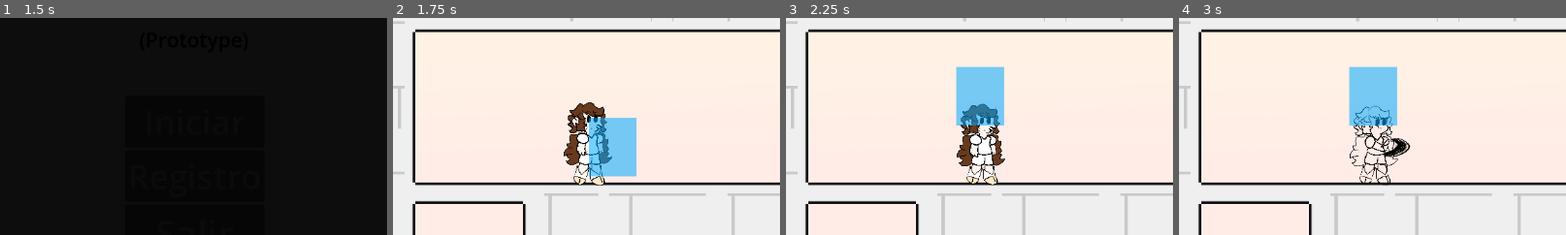
Above: before the commit, frames 1-4 (left to right).
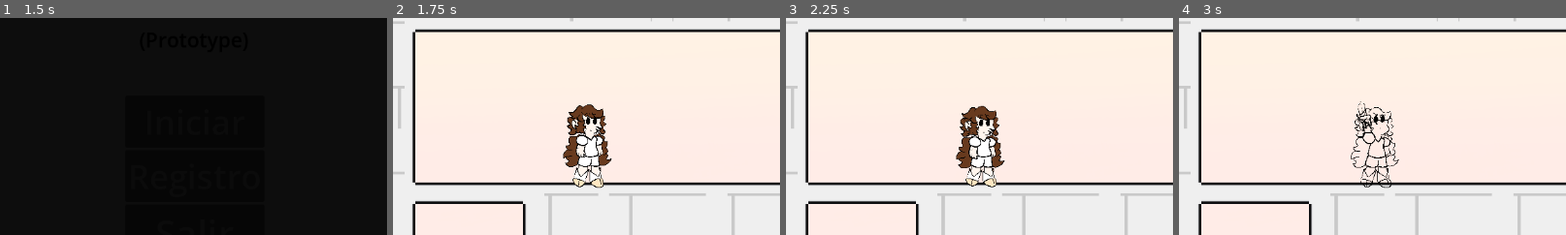
Above: after the commit, the same moments.

Repository: a24axeltl/project_game_dam
Game: Godot game, scene res://scenes/interfaces/menus/menu_main/main_menu.tscn
The game is run twice, just before and just after one commit, with the same random seed, the same clock (stepped at 60 frames per second) and the same inputs. The engine's default icon, where the game draws it, is replaced by a stand-in: a white triangle on a blue panel in a dark square. Sound files missing from this copy of the repository are replaced by a short silence.
Inputs:
- Up to frame 1 (1.5 s): click "Iniciar" at 0.5 s; click "Iniciar" at 1.25 s
- Up to frame 2 (1.75 s): no input
- Up to frame 3 (2.25 s): hold Up (up) from 2.03 s (still down); hold R (def) from 2.03 s (still down)
- Up to frame 4 (3 s): keep holding Up (up); tap Space (salto) at 2.27 s; release R (def) at 2.78 s; tap E (atq) at 2.85 s
The pictures show only the part of the screen within x 25-75%, y 31-81%; the shares and areas given below are measured in that part.

Frame 1 is identical in both runs. In frame 2, 4.6% of the frame differs, in the area x 43-63%, y 38-79%; in frame 3, 4.9%; in frame 4, 5.1%, in the area x 43-60%, y 22-79%.

Commit message:
Plantilla de movset básico implementados

Diff:
--- a/scenes/characters/player/player.gd
+++ b/scenes/characters/player/player.gd
@@ -19,9 +19,13 @@
 const hurtbox_size = Vector2(71,87)
 const hurtbox_vertical_size = Vector2(300,20)
 const hurtbox_explosion_size = Vector2(200,200)
+const position_x_animation_atack = 27.0
+const position_y_animation_atack = -1.0
 
 var _hit: bool = false
 var _atacking: bool = false
+var _atacking_up: bool = false
+var _atacking_down: bool = false
 var _defending: bool = false
 var _inmunity: bool = false
 var _dashing: bool = false
@@ -88,10 +92,16 @@
 	if Input.is_action_pressed("up"):
 		_hurtbox_pos.x = 0
 		_hurtbox_pos.y = -hurtbox_offset.y * 2
-	elif Input.is_action_pressed("down"):
+		_atacking_up = true
+		_atacking_down = false
+	elif Input.is_action_pressed("down") and !is_on_floor():
 		_hurtbox_pos.x = 0
 		_hurtbox_pos.y = hurtbox_offset.y * 2
-	else:
+		_atacking_up = false
+		_atacking_down = true
+	else:
+		_atacking_up = false
+		_atacking_down = false
 		_set_last_position()
 	if !_vertical_atacking:
 		hurtboxPivot.position = _hurtbox_pos
@@ -283,7 +293,20 @@
 	animacion_run.show()
 
 func _atack_animation():
-	animacion_atack.play("atack")
+	if(_atacking_up):
+		animacion_atack.position.x = 6.5
+		animacion_atack.position.y = -15.0
+		animacion_atack.play("atack_up")
+	elif(_atacking_down):
+		animacion_atack.position.x = 3
+		animacion_atack.play("atack_down")
+	else:
+		if(animacion_atack.flip_h):
+			animacion_atack.position.x = -position_x_animation_atack
+		else:
+			animacion_atack.position.x = position_x_animation_atack
+		animacion_atack.position.y = position_y_animation_atack
+		animacion_atack.play("atack")
 	_atacking = false
 
 func _defense_animation():
@@ -299,9 +322,9 @@
 
 func _fix_position_animation_atack():
 	if animacion_atack.position.x > 0 and animacion_atack.flip_h:
-		animacion_atack.position.x *= -1
+		animacion_atack.position.x = -position_x_animation_atack
 	elif animacion_atack.position.x < 0 and !animacion_atack.flip_h:
-		animacion_atack.position.x *= -1
+		animacion_atack.position.x = position_x_animation_atack
 
 func _resize_hurtbox(size: Vector2):
 	hurtboxCollision.shape.set_deferred("size", size)
--- a/scenes/characters/player/player.tres
+++ b/scenes/characters/player/player.tres
@@ -1,57 +1,21 @@
 [gd_resource type="SpriteFrames" format=3 uid="uid://b2ecee3gecwiw"]
 
-[ext_resource type="Texture2D" uid="uid://thm65p28npf7" path="res://assets/images/characters/principal_test/run_spritesheet.png" id="2_doydv"]
+[ext_resource type="Texture2D" uid="uid://ch24pwmti1sjv" path="res://assets/images/characters/Lex/Lex_Dash/frame0000.png" id="1_sn5oh"]
+[ext_resource type="Texture2D" uid="uid://dw0erbt5h0sp" path="res://assets/images/characters/Lex/Lex_Dash/frame0001.png" id="2_nunld"]
+[ext_resource type="Texture2D" uid="uid://bymxpo1gleodk" path="res://assets/images/characters/Lex/Lex_Hit/frame0000.png" id="3_3itxu"]
+[ext_resource type="Texture2D" uid="uid://b41r134mu3yeq" path="res://assets/images/characters/Lex/Lex_Dash/frame0002.png" id="3_hvbix"]
 [ext_resource type="Texture2D" uid="uid://y58v3hr71y0c" path="res://assets/images/characters/principal_test/death_spritesheet.png" id="3_quio4"]
-[ext_resource type="Texture2D" uid="uid://yjhyruktjgbm" path="res://assets/images/characters/principal_test/hurt_spritesheet.png" id="5_6r2b1"]
+[ext_resource type="Texture2D" uid="uid://b3dpko66jqgn5" path="res://assets/images/characters/Lex/Lex_Hit/frame0001.png" id="4_f4d43"]
+[ext_resource type="Texture2D" uid="uid://g41he5j1cgqv" path="res://assets/images/characters/Lex/Lex_Dash/frame0003.png" id="4_xso5k"]
+[ext_resource type="Texture2D" uid="uid://bkx3r5pi3eyn1" path="res://assets/images/characters/Lex/Lex_Hit/frame0002.png" id="5_4los2"]
 [ext_resource type="Texture2D" uid="uid://rpoqm0asmvdr" path="res://assets/images/characters/Lex/Lex_Idle/frame0000.png" id="6_nunld"]
+[ext_resource type="Texture2D" uid="uid://iwddqye7vmu7" path="res://assets/images/characters/Lex/Lex_Hit/frame0003.png" id="6_sn5oh"]
 [ext_resource type="Texture2D" uid="uid://cr64v7x0or5fh" path="res://assets/images/characters/Lex/Lex_Idle/frame0003.png" id="7_hvbix"]
+[ext_resource type="Texture2D" uid="uid://m8in0fawn6n8" path="res://assets/images/characters/Lex/Lex_Hit/frame0004.png" id="7_nunld"]
+[ext_resource type="Texture2D" uid="uid://ndai01e0jd05" path="res://assets/images/characters/Lex/Lex_Hit/frame0005.png" id="8_hvbix"]
 [ext_resource type="Texture2D" uid="uid://cacl4f22dewrb" path="res://assets/images/characters/Lex/Lex_Idle/frame0005.png" id="8_xso5k"]
 [ext_resource type="Texture2D" uid="uid://bct8tgninrt27" path="res://assets/images/characters/Lex/Lex_Jump/frame0000.png" id="9_thua6"]
 [ext_resource type="Texture2D" uid="uid://de2r0fpdu0xw3" path="res://assets/images/characters/Lex/Lex_Jump/frame0005.png" id="10_6r2b1"]
-
-[sub_resource type="AtlasTexture" id="AtlasTexture_pdsew"]
-atlas = ExtResource("2_doydv")
-region = Rect2(158, 0, 79, 124)
-
-[sub_resource type="AtlasTexture" id="AtlasTexture_5gs33"]
-atlas = ExtResource("2_doydv")
-region = Rect2(237, 0, 79, 124)
-
-[sub_resource type="AtlasTexture" id="AtlasTexture_kxse4"]
-atlas = ExtResource("2_doydv")
-region = Rect2(316, 0, 79, 124)
-
-[sub_resource type="AtlasTexture" id="AtlasTexture_kv47u"]
-atlas = ExtResource("3_quio4")
-region = Rect2(12, 0, 77, 128)
-
-[sub_resource type="AtlasTexture" id="AtlasTexture_s306k"]
-atlas = ExtResource("3_quio4")
-region = Rect2(89, 0, 77, 128)
-
-[sub_resource type="AtlasTexture" id="AtlasTexture_a7v53"]
-atlas = ExtResource("3_quio4")
-region = Rect2(166, 0, 77, 128)
-
-[sub_resource type="AtlasTexture" id="AtlasTexture_kj5w1"]
-atlas = ExtResource("3_quio4")
-region = Rect2(243, 0, 77, 128)
-
-[sub_resource type="AtlasTexture" id="AtlasTexture_blcdj"]
-atlas = ExtResource("3_quio4")
-region = Rect2(320, 0, 77, 128)
-
-[sub_resource type="AtlasTexture" id="AtlasTexture_ldcyd"]
-atlas = ExtResource("3_quio4")
-region = Rect2(397, 0, 77, 128)
-
-[sub_resource type="AtlasTexture" id="AtlasTexture_hbw6u"]
-atlas = ExtResource("3_quio4")
-region = Rect2(474, 0, 77, 128)
-
-[sub_resource type="AtlasTexture" id="AtlasTexture_pbtqp"]
-atlas = ExtResource("3_quio4")
-region = Rect2(551, 0, 77, 128)
 
 [sub_resource type="AtlasTexture" id="AtlasTexture_uvhh5"]
 atlas = ExtResource("3_quio4")
@@ -61,62 +25,28 @@
 atlas = ExtResource("3_quio4")
 region = Rect2(87, 0, 87, 128)
 
-[sub_resource type="AtlasTexture" id="AtlasTexture_2dpxo"]
-atlas = ExtResource("5_6r2b1")
-region = Rect2(176, 0, 71, 123)
-
-[sub_resource type="AtlasTexture" id="AtlasTexture_6sxkq"]
-atlas = ExtResource("5_6r2b1")
-region = Rect2(85, 0, 85, 123)
-
-[sub_resource type="AtlasTexture" id="AtlasTexture_jkan5"]
-atlas = ExtResource("5_6r2b1")
-region = Rect2(247, 0, 71, 123)
-
-[sub_resource type="AtlasTexture" id="AtlasTexture_jsau2"]
-atlas = ExtResource("5_6r2b1")
-region = Rect2(318, 0, 71, 123)
-
 [resource]
 animations = [{
 "frames": [{
 "duration": 1.0,
-"texture": SubResource("AtlasTexture_pdsew")
+"texture": ExtResource("1_sn5oh")
 }, {
 "duration": 1.0,
-"texture": SubResource("AtlasTexture_5gs33")
+"texture": ExtResource("2_nunld")
 }, {
 "duration": 1.0,
-"texture": SubResource("AtlasTexture_kxse4")
+"texture": ExtResource("3_hvbix")
+}, {
+"duration": 1.0,
+"texture": ExtResource("4_xso5k")
 }],
-"loop": true,
+"loop": false,
 "name": &"dash",
-"speed": 9.0
+"speed": 10.0
 }, {
 "frames": [{
 "duration": 1.0,
-"texture": SubResource("AtlasTexture_kv47u")
-}, {
-"duration": 1.0,
-"texture": SubResource("AtlasTexture_s306k")
-}, {
-"duration": 1.0,
-"texture": SubResource("AtlasTexture_a7v53")
-}, {
-"duration": 1.0,
-"texture": SubResource("AtlasTexture_kj5w1")
-}, {
-"duration": 1.0,
-"texture": SubResource("AtlasTexture_blcdj")
-}, {
-"duration": 1.0,
-"texture": SubResource("AtlasTexture_ldcyd")
-}, {
-"duration": 1.0,
-"texture": SubResource("AtlasTexture_hbw6u")
-}, {
-"duration": 1.0,
-"texture": SubResource("AtlasTexture_pbtqp")
+"texture": ExtResource("6_sn5oh")
 }],
 "loop": false,
 "name": &"dead",
@@ -135,20 +65,26 @@
 }, {
 "frames": [{
 "duration": 1.0,
-"texture": SubResource("AtlasTexture_2dpxo")
+"texture": ExtResource("3_3itxu")
 }, {
 "duration": 1.0,
-"texture": SubResource("AtlasTexture_6sxkq")
+"texture": ExtResource("4_f4d43")
 }, {
 "duration": 1.0,
-"texture": SubResource("AtlasTexture_jkan5")
+"texture": ExtResource("5_4los2")
 }, {
 "duration": 1.0,
-"texture": SubResource("AtlasTexture_jsau2")
+"texture": ExtResource("6_sn5oh")
+}, {
+"duration": 1.0,
+"texture": ExtResource("7_nunld")
+}, {
+"duration": 1.0,
+"texture": ExtResource("8_hvbix")
 }],
 "loop": false,
 "name": &"hit",
-"speed": 10.0
+"speed": 20.0
 }, {
 "frames": [{
 "duration": 1.0,
--- a/scenes/characters/player/player.tscn
+++ b/scenes/characters/player/player.tscn
@@ -18,6 +18,20 @@
 [ext_resource type="Texture2D" uid="uid://wdfa3xut5l11" path="res://assets/images/characters/Lex/Lex_Atack/frame0005.png" id="18_u6wme"]
 [ext_resource type="Texture2D" uid="uid://cwjmet3ij1bvj" path="res://assets/images/characters/Lex/Lex_Atack/frame0006.png" id="19_bxwvg"]
 [ext_resource type="Texture2D" uid="uid://dci6nc4qe5h5k" path="res://assets/images/characters/Lex/Lex_Atack/frame0007.png" id="20_2v4cy"]
+[ext_resource type="Texture2D" uid="uid://861lcl22md41" path="res://assets/images/characters/Lex/Lex_Atack/Down/frame0003.png" id="22_qe74o"]
+[ext_resource type="Texture2D" uid="uid://dtyqvbov6kiw8" path="res://assets/images/characters/Lex/Lex_Atack/Down/frame0004.png" id="23_s4se6"]
+[ext_resource type="Texture2D" uid="uid://csdtwmy8o5v5s" path="res://assets/images/characters/Lex/Lex_Atack/Down/frame0005.png" id="24_4c5ab"]
+[ext_resource type="Texture2D" uid="uid://dpkwgj4wvrlam" path="res://assets/images/characters/Lex/Lex_Atack/Down/frame0006.png" id="25_omk8d"]
+[ext_resource type="Texture2D" uid="uid://cgspm2rfegyhr" path="res://assets/images/characters/Lex/Lex_Atack/Down/frame0007.png" id="26_kghjy"]
+[ext_resource type="Texture2D" uid="uid://vsbypmxt854a" path="res://assets/images/characters/Lex/Lex_Atack/Down/frame0008.png" id="27_72eiu"]
+[ext_resource type="Texture2D" uid="uid://xaqr8gljhwsn" path="res://assets/images/characters/Lex/Lex_Atack/Down/frame0009.png" id="28_rr0sw"]
+[ext_resource type="Texture2D" uid="uid://bp5oscrs5n5o6" path="res://assets/images/characters/Lex/Lex_Atack/Up/frame0003.png" id="32_qiw4v"]
+[ext_resource type="Texture2D" uid="uid://4dccpxvnfgrw" path="res://assets/images/characters/Lex/Lex_Atack/Up/frame0004.png" id="33_35rnk"]
+[ext_resource type="Texture2D" uid="uid://botqvxjnif55d" path="res://assets/images/characters/Lex/Lex_Atack/Up/frame0005.png" id="34_8clsk"]
+[ext_resource type="Texture2D" uid="uid://dlr5rw0dem5hr" path="res://assets/images/characters/Lex/Lex_Atack/Up/frame0006.png" id="35_ba42v"]
+[ext_resource type="Texture2D" uid="uid://c7qljrdt2a3qy" path="res://assets/images/characters/Lex/Lex_Atack/Up/frame0007.png" id="36_em43t"]
+[ext_resource type="Texture2D" uid="uid://b8smlcdq71bk" path="res://assets/images/characters/Lex/Lex_Atack/Up/frame0008.png" id="37_fvt27"]
+[ext_resource type="Texture2D" uid="uid://cc54qq8d27hyh" path="res://assets/images/characters/Lex/Lex_Atack/Up/frame0009.png" id="38_d4s5w"]
 
 [sub_resource type="SpriteFrames" id="SpriteFrames_8y75b"]
 animations = [{
@@ -74,6 +88,58 @@
 }],
 "loop": false,
 "name": &"atack",
+"speed": 20.0
+}, {
+"frames": [{
+"duration": 1.0,
+"texture": ExtResource("22_qe74o")
+}, {
+"duration": 1.0,
+"texture": ExtResource("23_s4se6")
+}, {
+"duration": 1.0,
+"texture": ExtResource("24_4c5ab")
+}, {
+"duration": 1.0,
+"texture": ExtResource("25_omk8d")
+}, {
+"duration": 1.0,
+"texture": ExtResource("26_kghjy")
+}, {
+"duration": 1.0,
+"texture": ExtResource("27_72eiu")
+}, {
+"duration": 1.0,
+"texture": ExtResource("28_rr0sw")
+}],
+"loop": false,
+"name": &"atack_down",
+"speed": 20.0
+}, {
+"frames": [{
+"duration": 1.0,
+"texture": ExtResource("32_qiw4v")
+}, {
+"duration": 1.0,
+"texture": ExtResource("33_35rnk")
+}, {
+"duration": 1.0,
+"texture": ExtResource("34_8clsk")
+}, {
+"duration": 1.0,
+"texture": ExtResource("35_ba42v")
+}, {
+"duration": 1.0,
+"texture": ExtResource("36_em43t")
+}, {
+"duration": 1.0,
+"texture": ExtResource("37_fvt27")
+}, {
+"duration": 1.0,
+"texture": ExtResource("38_d4s5w")
+}],
+"loop": false,
+"name": &"atack_up",
 "speed": 20.0
 }]
 
@@ -101,12 +167,11 @@
 colorDebug = NodePath("HurtboxPivot/Hurtbox/CollisionShape2D/ColorDebug")
 
 [node name="Animacion" type="AnimatedSprite2D" parent="." unique_id=1156699237]
-position = Vector2(1, -6)
+visible = false
+position = Vector2(0, -3)
 scale = Vector2(0.041289594, 0.042895444)
 sprite_frames = ExtResource("1_tg20s")
-animation = &"idle"
-frame = 2
-frame_progress = 0.3913788
+animation = &"defense"
 
 [node name="Run" type="AnimatedSprite2D" parent="." unique_id=558623041]
 visible = false
@@ -116,13 +181,10 @@
 animation = &"walk"
 
 [node name="Atack" type="AnimatedSprite2D" parent="." unique_id=417076469]
-visible = false
-position = Vector2(27, -3.5)
+position = Vector2(27, -1)
 scale = Vector2(0.041064385, 0.04159843)
 sprite_frames = SubResource("SpriteFrames_j8rto")
-animation = &"atack"
-frame = 1
-frame_progress = 0.9234897
+animation = &"atack_down"
 
 [node name="CollisionShape2D" type="CollisionShape2D" parent="." unique_id=1989449960]
 position = Vector2(0, -4.125)
@@ -146,6 +208,7 @@
 shape = SubResource("RectangleShape2D_fwk1h")
 
 [node name="ColorDebug" type="ColorRect" parent="HurtboxPivot/Hurtbox/CollisionShape2D" unique_id=664729203]
+visible = false
 offset_left = -36.0
 offset_top = -43.0
 offset_right = 35.0
Binary file added: assets/images/characters/Lex/Lex_Atack/Down/frame0000.png
Not shown, added: assets/images/characters/Lex/Lex_Atack/Down/frame0000.png.import
Binary file added: assets/images/characters/Lex/Lex_Atack/Down/frame0001.png
Not shown, added: assets/images/characters/Lex/Lex_Atack/Down/frame0001.png.import
Binary file added: assets/images/characters/Lex/Lex_Atack/Down/frame0002.png
Not shown, added: assets/images/characters/Lex/Lex_Atack/Down/frame0002.png.import
Binary file added: assets/images/characters/Lex/Lex_Atack/Down/frame0003.png
Not shown, added: assets/images/characters/Lex/Lex_Atack/Down/frame0003.png.import
Binary file added: assets/images/characters/Lex/Lex_Atack/Down/frame0004.png
Not shown, added: assets/images/characters/Lex/Lex_Atack/Down/frame0004.png.import
Binary file added: assets/images/characters/Lex/Lex_Atack/Down/frame0005.png
Not shown, added: assets/images/characters/Lex/Lex_Atack/Down/frame0005.png.import
(and 48 more such lines)
